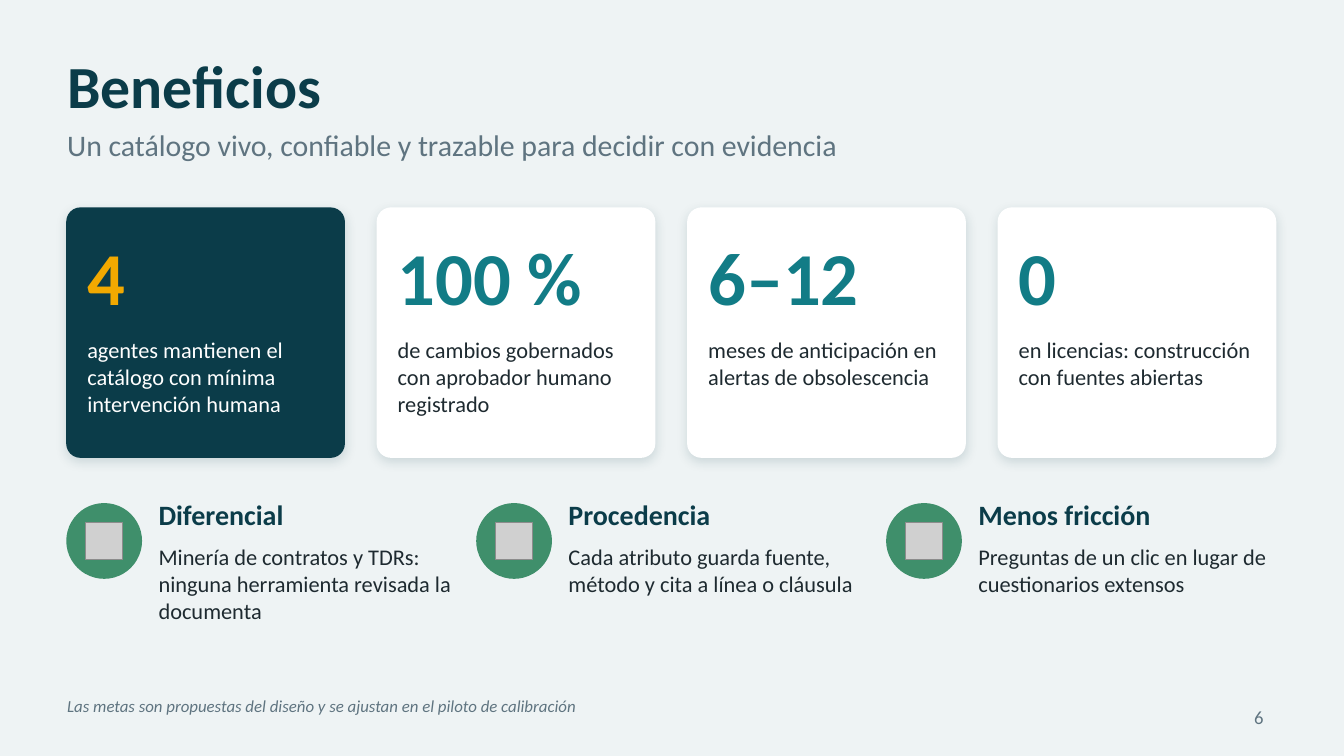
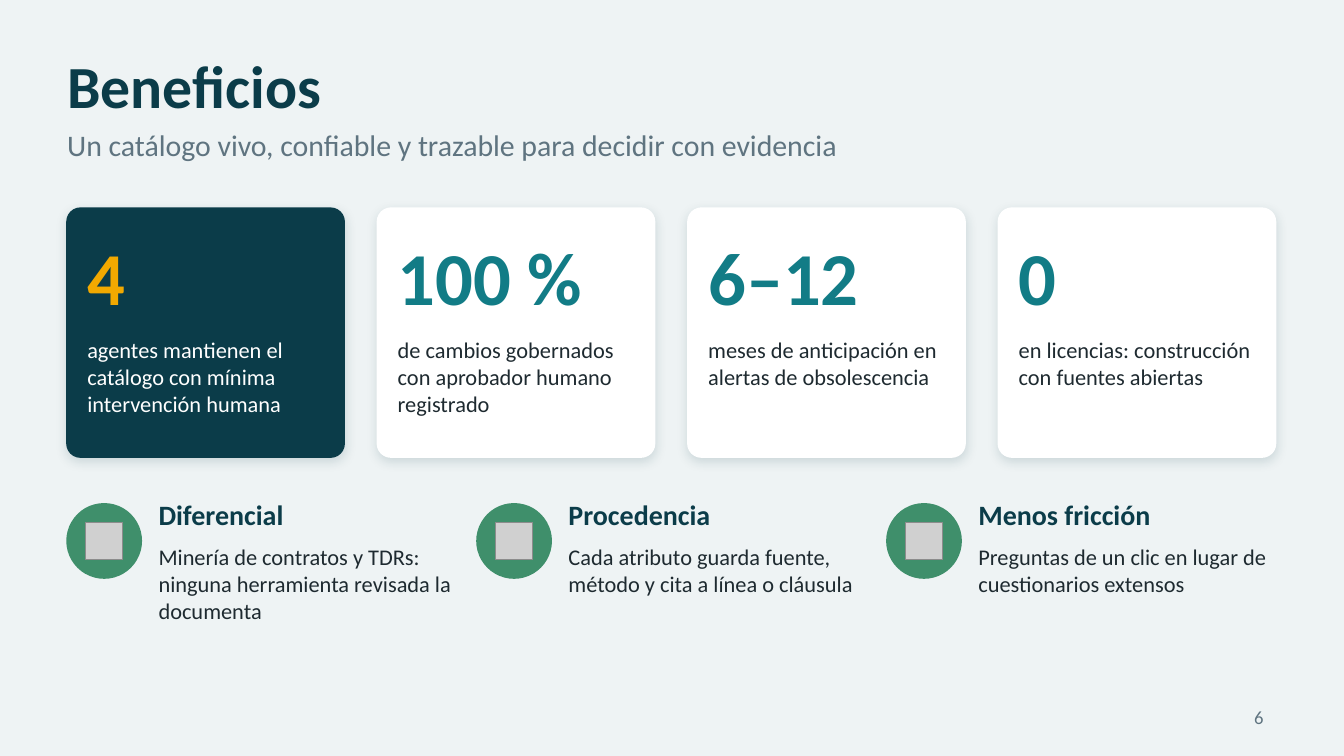
Before and after one commit to DavisLCVB/application-portfolio-management, a slide deck: slide 6 of docs/presentaciones/pitch-apm-ia-agentica.pptx. Drawn at 1344x756 pixels with LibreOffice and Linux fonts; fonts in the diff are those of the drawing; grey boxes stand for pictures. Boxes give left, top, right and bottom in pixels: in the first picture for what was removed or moved away, otherwise in the second. Text is boxed around its words. In the diff, an @@ line names an element or a change of style, - is before the commit and + after.

```diff
--- a/docs/presentaciones/pitch-apm-ia-agentica.pptx
+++ b/docs/presentaciones/pitch-apm-ia-agentica.pptx
@@ text removed at <box>67,700,575,715</box> @@
-Las metas son propuestas del diseño y se ajustan en el piloto de calibración
```
Also in this commit, not shown: 7 other slides changed.
